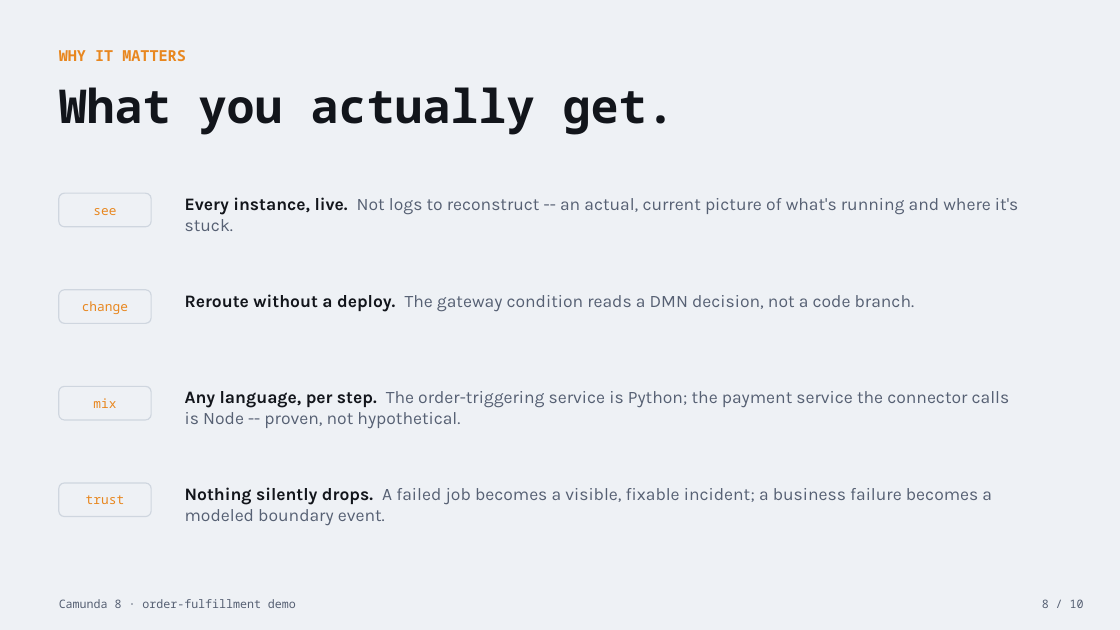
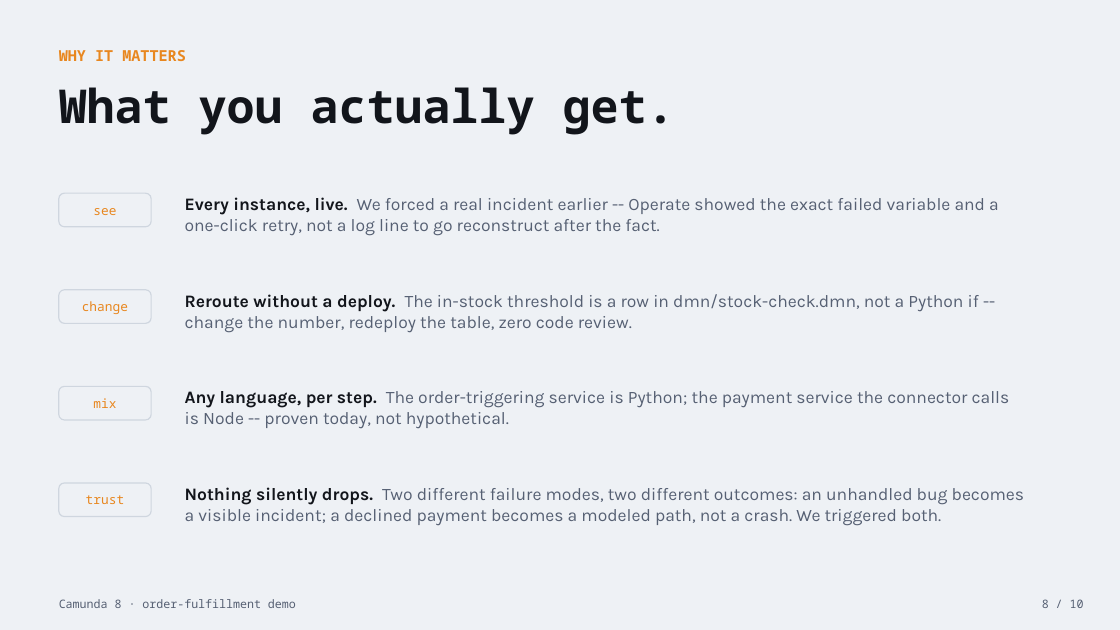
Before and after one commit to sokhai-cambodia/camunda8-lab, a slide deck: slide 8 of slides/camunda8-demo.pptx. Drawn at 1120x630 pixels with LibreOffice and Linux fonts; fonts in the diff are those of the drawing. Boxes give left, top, right and bottom in pixels: in the first picture for what was removed or moved away, otherwise in the second. Text is boxed around its words. In the diff, an @@ line names an element or a change of style, - is before the commit and + after.

Commit message:
Deepen slide content: evidence-backed value props, honest production gaps
"Why it matters" bullets were generic platitudes any vendor deck could
make; rewrote each to point at something actually demonstrated in this
session (the forced incident, the DMN table swap, the Node payment
service, the two different failure-handling paths).

Added a new "What this doesn't prove yet" slide to both decks, split into
feature gaps (BPMN patterns not used) and production gaps (auth still
demo/demo, H2 single-node storage, no observability/HA) -- the latter
category didn't exist anywhere in the deck before and is the most
predictable follow-up question this kind of demo gets.

Verified visually in both formats before committing: HTML deck via browser
screenshots, pptx via PowerPoint COM export.

```diff
--- a/slides/camunda8-demo.pptx
+++ b/slides/camunda8-demo.pptx
@@ text at (185,197,999,236): text changed @@
-Every instance, live. Not logs to reconstruct -- an actual, current picture of what's running and where it's stuck.
+Every instance, live. We forced a real incident earlier -- Operate showed the exact failed variable and a one-click retry, not a log line to go reconstruct after the fact.
@@ text at (185,294,979,333): text changed @@
-Reroute without a deploy. The gateway condition reads a DMN decision, not a code branch.
+Reroute without a deploy. The in-stock threshold is a row in dmn/stock-check.dmn, not a Python if -- change the number, redeploy the table, zero code review.
@@ text at (185,391,1010,428): text changed @@
-Any language, per step. The order-triggering service is Python; the payment service the connector calls is Node -- proven, not hypothetical.
+Any language, per step. The order-triggering service is Python; the payment service the connector calls is Node -- proven today, not hypothetical.
@@ text at (185,487,1024,526): text changed @@
-Nothing silently drops. A failed job becomes a visible, fixable incident; a business failure becomes a modeled boundary event.
+Nothing silently drops. Two different failure modes, two different outcomes: an unhandled bug becomes a visible incident; a declined payment becomes a modeled path, not a crash. We triggered both.
```
Also in this commit, not shown: 1 slide added, 1 slide removed, 2 other files.
